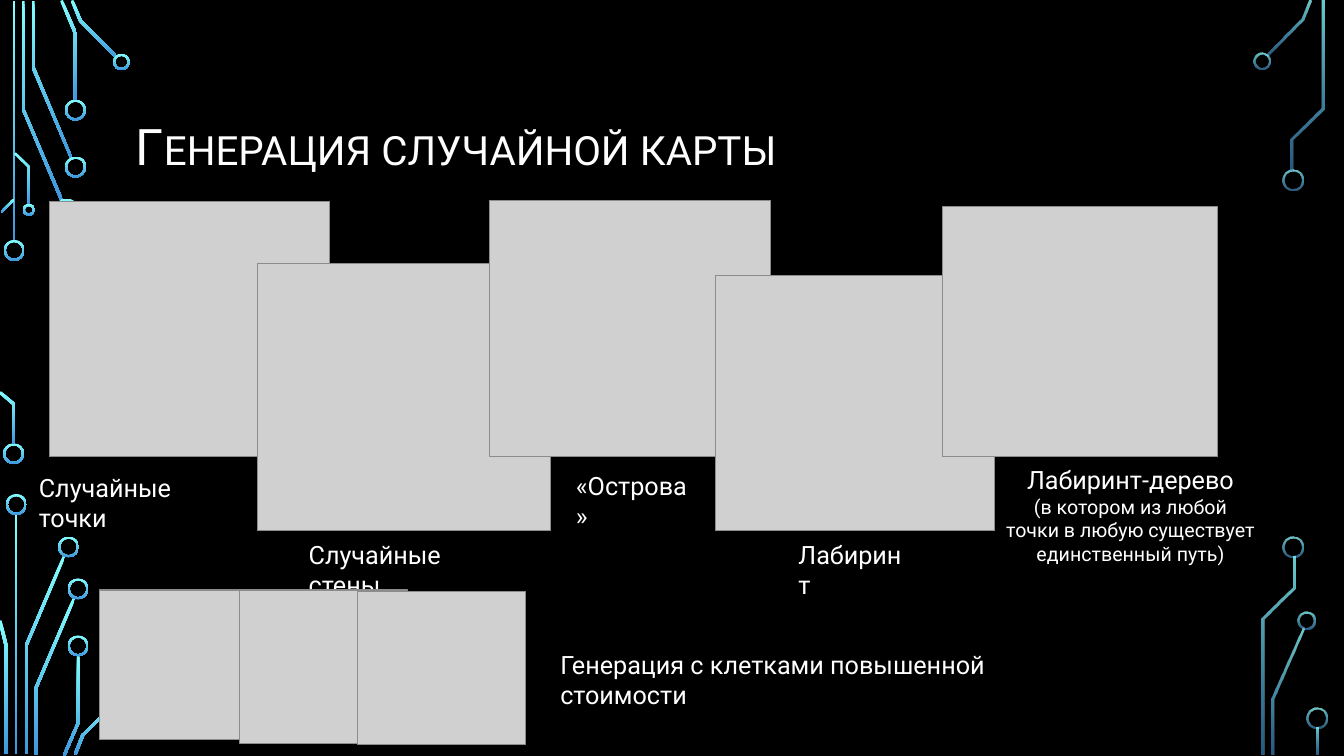
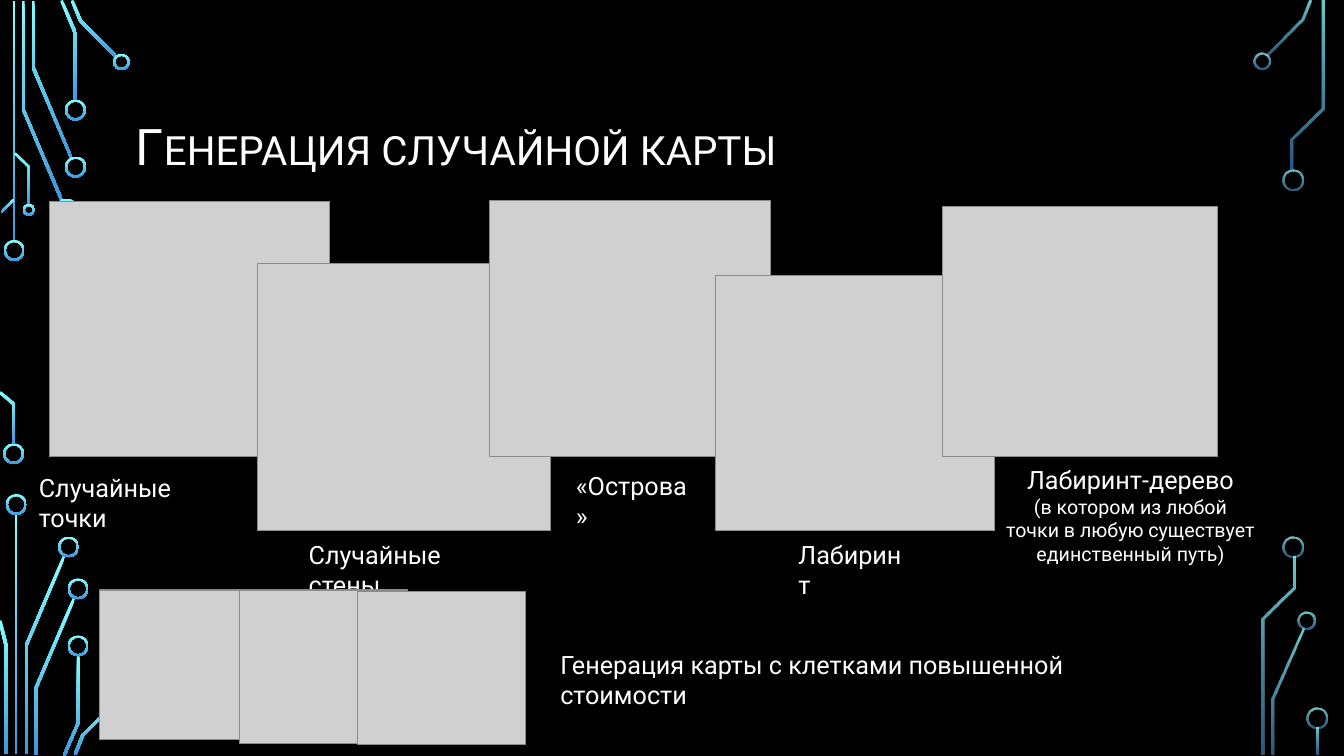
Before and after one commit to FedMam/Pathfinding, a slide deck: slide 6 of Report/Pathfinding (Поиск пути в графе).pptx. Drawn at 1344x756 pixels with LibreOffice and Linux fonts; fonts in the diff are those of the drawing; grey boxes stand for pictures; background and template pictures are left out. Boxes give left, top, right and bottom in pixels: in the first picture for what was removed or moved away, otherwise in the second. Text is boxed around its words. In the diff, an @@ line names an element or a change of style, - is before the commit and + after.

```diff
--- a/Report/Pathfinding (Поиск пути в графе).pptx
+++ b/Report/Pathfinding (Поиск пути в графе).pptx
@@ text at (560, 656, 1063, 705): text changed @@
-Генерация с клетками повышенной стоимости
+Генерация карты с клетками повышенной стоимости
```
Also in this commit, not shown: 5 other slides changed, 2 other files.
